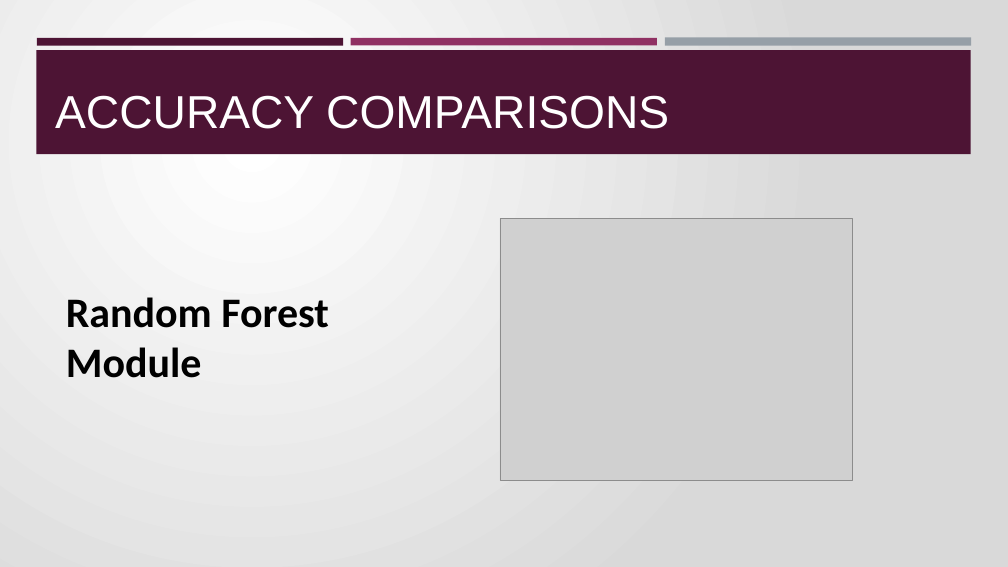
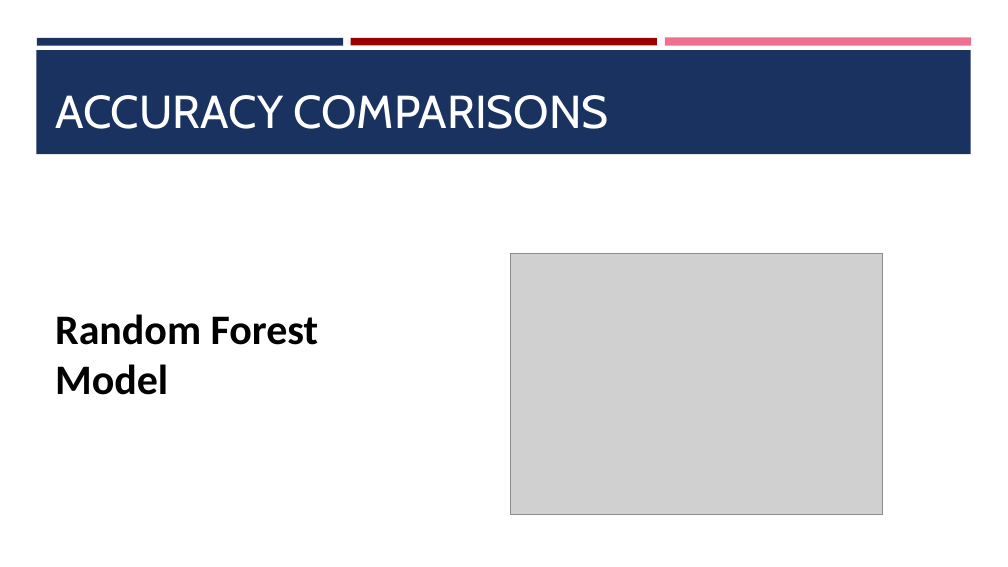
Before and after one commit to candidamg/Brain_Stroke_Prediction, a slide deck: slide 9 of Brain_Stroke_PP.pptx. Drawn at 1008x567 pixels with LibreOffice and Linux fonts; fonts in the diff are those of the drawing; grey boxes stand for pictures; background and template pictures are left out. Boxes give left, top, right and bottom in pixels: in the first picture for what was removed or moved away, otherwise in the second. Text is boxed around its words. In the diff, an @@ line names an element or a change of style, - is before the commit and + after.

```diff
--- a/Brain_Stroke_PP.pptx
+++ b/Brain_Stroke_PP.pptx
@@ background gradient #FFFFFF to #D9D9D9 to #FFFFFF @@
@@ rectangle at (36, 50, 971, 154): fill #4D1434 to #1A3260 @@
@@ rectangle at (37, 38, 343, 45): fill #4D1434 to #1A3260 @@
@@ rectangle at (351, 38, 657, 45): fill #903163 to #990000 @@
@@ rectangle at (665, 38, 971, 46): fill #969FA7 to #EE708E @@
@@ title "ACCURACY COMPARISONS" at (55, 95, 609, 129): font Arial to Cabin @@
@@ picture: place and size @@
-picture at (500, 219, 853, 481)
+picture at (510, 254, 883, 515)
@@ text at (55, 314, 319, 395): text changed @@
-Random Forest Module
+Random Forest Model
```
Also in this commit, not shown: 6 other slides changed, 8 slides added, 7 slides removed.
